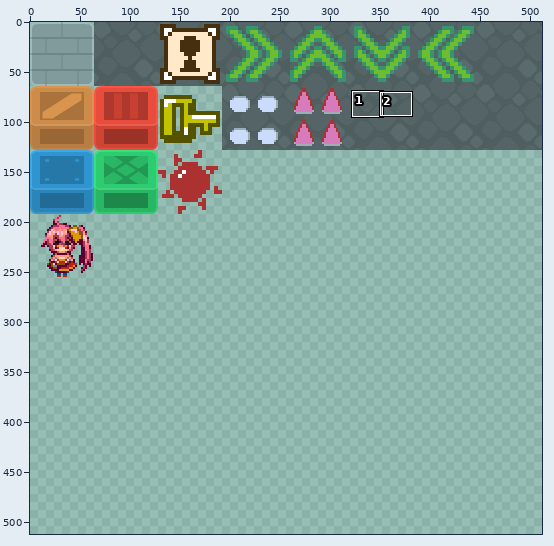
Sprite sheet, stored at gd_puzzle_test/assets/images/tiles.png. Above: a wide view before the commit, with the close-up outlined.
Close-up. The starting point:
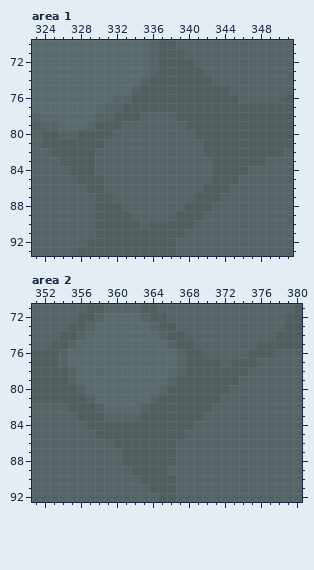
The file is 512x512 pixels. Pixels under 10% opacity are left out. Colours within 5 levels of each other are drawn and written as one. Shown: area 1: x 323..351, y 70..93; area 2: x 351..380, y 71..92. The commit also changed other parts of the picture, which this record leaves out.
Now the later version:
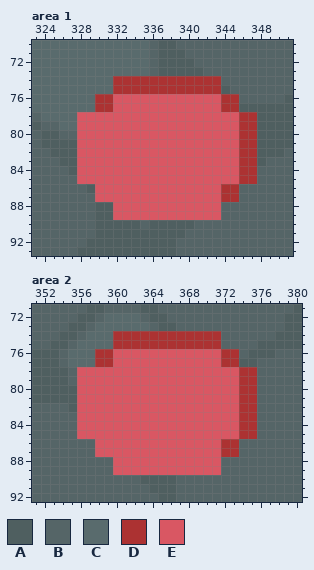
Palette (. is transparent): A #4f5f60  B #556567  C #596b6d  D #ac3232  E #d95763
Change:
--- area 1
@@ x 323..351 @@
 73 CCCCCCCCCCCCCBAAAAABBBBBBBBBB
-74 CCCCCCCCCCCCBAAAAAAABBBBBBBBB
-75 CCCCCCCCCCCBAAAAAAAAAABBBBBBB
-76 CCCCCCCCCBBAAAAAAAAAAAABBBBBA
-77 CCCCCCCCBBAAAAAAAAAAAAAAAAAAA
-78 BCCCCCCBBAAABBBBAAAAAAAAAAAAA
-79 ABBCCCBAAABBBBBBBAAAAAAAAAAAA
-80 BAABBAAAABBBBBBBBBAAAAAAAAAAA
-81 BAAAAAAABBBBBBBBBBBAAAAAAAAAA
-82 BBAAAAABBBBBBBBBBBBAAAAAAAAAB
-83 BBBAAAABBBBBBBBBBBBBAAAAAABBB
-84 BBBBAAABBBBBBBBBBBBBAAAABBBBB
-85 BBBBBAAABBBBBBBBBBBBAAABBBBBB
-86 BBBBBBAABBBBBBBBBBBAAABBBBBBB
-87 BBBBBBBAABBBBBBBBBAAABBBBBBBB
-88 BBBBBBBAAABBBBBBBAAABBBBBBBBB
-89 BBBBBBBAAAABBBBBAAABBBBBBBBBB
+74 CCCCCCCCCDDDDDDDDDDDDBBBBBBBB
+75 CCCCCCCCCDDDDDDDDDDDDABBBBBBB
+76 CCCCCCCDDEEEEEEEEEEEEDDBBBBBA
+77 CCCCCCCDDEEEEEEEEEEEEDDAAAAAA
+78 BCCCCEEEEEEEEEEEEEEEEEEDDAAAA
+79 ABBCCEEEEEEEEEEEEEEEEEEDDAAAA
+80 BAABBEEEEEEEEEEEEEEEEEEDDAAAA
+81 BAAAAEEEEEEEEEEEEEEEEEEDDAAAA
+82 BBAAAEEEEEEEEEEEEEEEEEEDDAAAB
+83 BBBAAEEEEEEEEEEEEEEEEEEDDABBB
+84 BBBBAEEEEEEEEEEEEEEEEEEDDBBBB
+85 BBBBBEEEEEEEEEEEEEEEEEEDDBBBB
+86 BBBBBBAEEEEEEEEEEEEEEDDBBBBBB
+87 BBBBBBBEEEEEEEEEEEEEEDDBBBBBB
+88 BBBBBBBAAEEEEEEEEEEEEBBBBBBBB
+89 BBBBBBBAAEEEEEEEEEEEEBBBBBBBB
 90 BBBBBBBAAAAABAAAAABBBBBBBBBBB
--- area 2
@@ x 351..380 @@
 73 BBBBAABCCCCCCBAABBBBBBBBBBBBAA
-74 BBBAABCCCCCCCCBAABBBBBBBBBBAAA
-75 BBAABCCCCCCCCCCBAABBBBBBBAAAAA
-76 AAABCCCCCCCCCCCCBAABBBBBAAABBB
-77 AAABCCCCCCCCCCCCBAAAABAAABBBBB
-78 AAAABCCCCCCCCCCCBAAAAAAABBBBBB
-79 AAAABCCCCCCCCCCBAAAAAAABBBBBBB
-80 AAAAABCCCCCCCCBAAAAAAABBBBBBBB
-81 AAAAAABCCCCCCBAAAAAAABBBBBBBBB
-82 BBBBAAABCCCCBAAAAAAABBBBBBBBBB
-83 BBBBBAAABBBBAAAAAAABBBBBBBBBBB
-84 BBBBBBAAAAAAAAAAAABBBBBBBBBBBB
-85 BBBBBBBAAAAAAAAAABBBBBBBBBBBBB
-86 BBBBBBBBBAAAAAAABBBBBBBBBBBBBB
-87 BBBBBBBBBBAAAAAABBBBBBBBBBBBBB
-88 BBBBBBBBBBAAAAAABBBBBBBBBBBBBB
-89 BBBBBBBBBBBAAAABBBBBBBBBBBBBBB
+74 BBBAABCCCDDDDDDDDDDDDBBBBBBAAA
+75 BBAABCCCCDDDDDDDDDDDDBBBBAAAAA
+76 AAABCCCDDEEEEEEEEEEEEDDBAAABBB
+77 AAABCCCDDEEEEEEEEEEEEDDAABBBBB
+78 AAAABEEEEEEEEEEEEEEEEEEDDBBBBB
+79 AAAABEEEEEEEEEEEEEEEEEEDDBBBBB
+80 AAAAAEEEEEEEEEEEEEEEEEEDDBBBBB
+81 AAAAAEEEEEEEEEEEEEEEEEEDDBBBBB
+82 BBBBAEEEEEEEEEEEEEEEEEEDDBBBBB
+83 BBBBBEEEEEEEEEEEEEEEEEEDDBBBBB
+84 BBBBBEEEEEEEEEEEEEEEEEEDDBBBBB
+85 BBBBBEEEEEEEEEEEEEEEEEEDDBBBBB
+86 BBBBBBBEEEEEEEEEEEEEEDDBBBBBBB
+87 BBBBBBBEEEEEEEEEEEEEEDDBBBBBBB
+88 BBBBBBBBBEEEEEEEEEEEEBBBBBBBBB
+89 BBBBBBBBBEEEEEEEEEEEEBBBBBBBBB
 90 BBBBBBBBBBBBAAAABBBBBBBBBBBBBB
Changed places in both close-ups, as pixel boxes (x1, y1, x2, y2):
changed: (77, 76, 257, 220)
changed: (77, 331, 257, 475)
